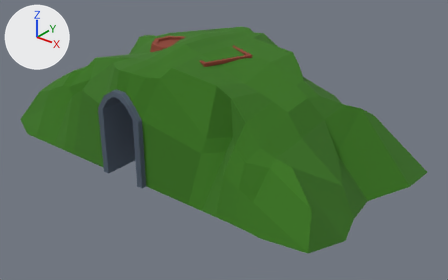
Before and after pictures for a commit that changed the glTF model assets/models/ObstaclesModel.glb.
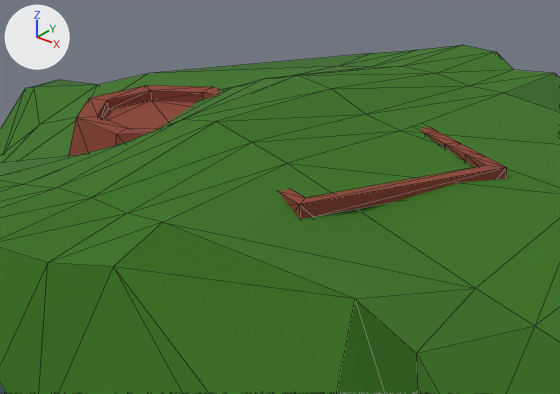
There are two pictures of each version: one whole from a 50 mm camera at (7.57, -8.56, 5.56) aimed at (0.67, 0.06, 0.21), one close up on the part from 30% to 59% of the width and 6% to 39% of the height. Arrows for +X, +Y and +Z are at upper left; the lights stay in place. The close-ups show mesh edges as thin lines. Where no turn or scale is listed for an object, it has been applied to the vertices. Vertices at the same position are counted once.

Objects in the first close-up: 'ObstacleBarrelStackModel', 'ObstacleBoxStackModel', 'ObstacleTunnelModel'.
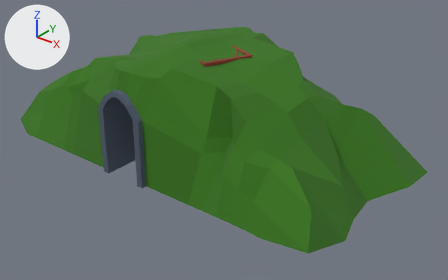
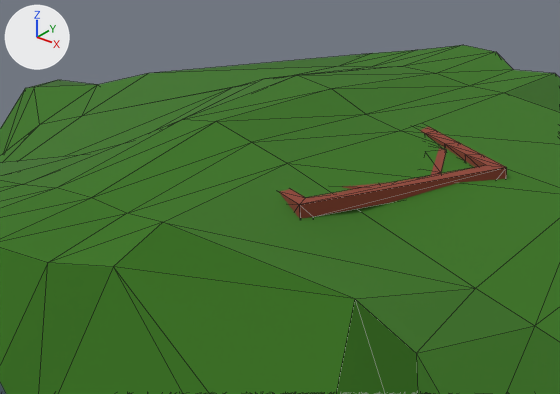
What differs and where, as boxes [x1, y1, x2, y2] in the close-ups (560 x 394 px):
'ObstacleBarrelStackModel', reshaped
    before: [69, 85, 220, 156]
    after: [344, 148, 446, 189]

The change, as a diff of the scene's bpy script:
```diff
--- a/assets/models/ObstaclesModel.glb.py
+++ b/assets/models/ObstaclesModel.glb.py
@@ me_cylinder_003 @@
 me_cylinder_003.from_pydata(...)  # 336 vertices, 660 faces; spans x -1.04..1.1, y -0.54..0.54, z -1.49..0.5
 # used by ob_obstaclebarrelstackmodel; location = (-0.562, 0.0, 1.493)
+# me_cylinder_003 part 1: the loose piece of 112 vertices spanning x -0.53..0.53, y -0.53..0.53, z -0.5..0.5 is moved by (1.11, 0.0, -0.01)
 me_cylinder_003.materials.append(mat_uv)
```
